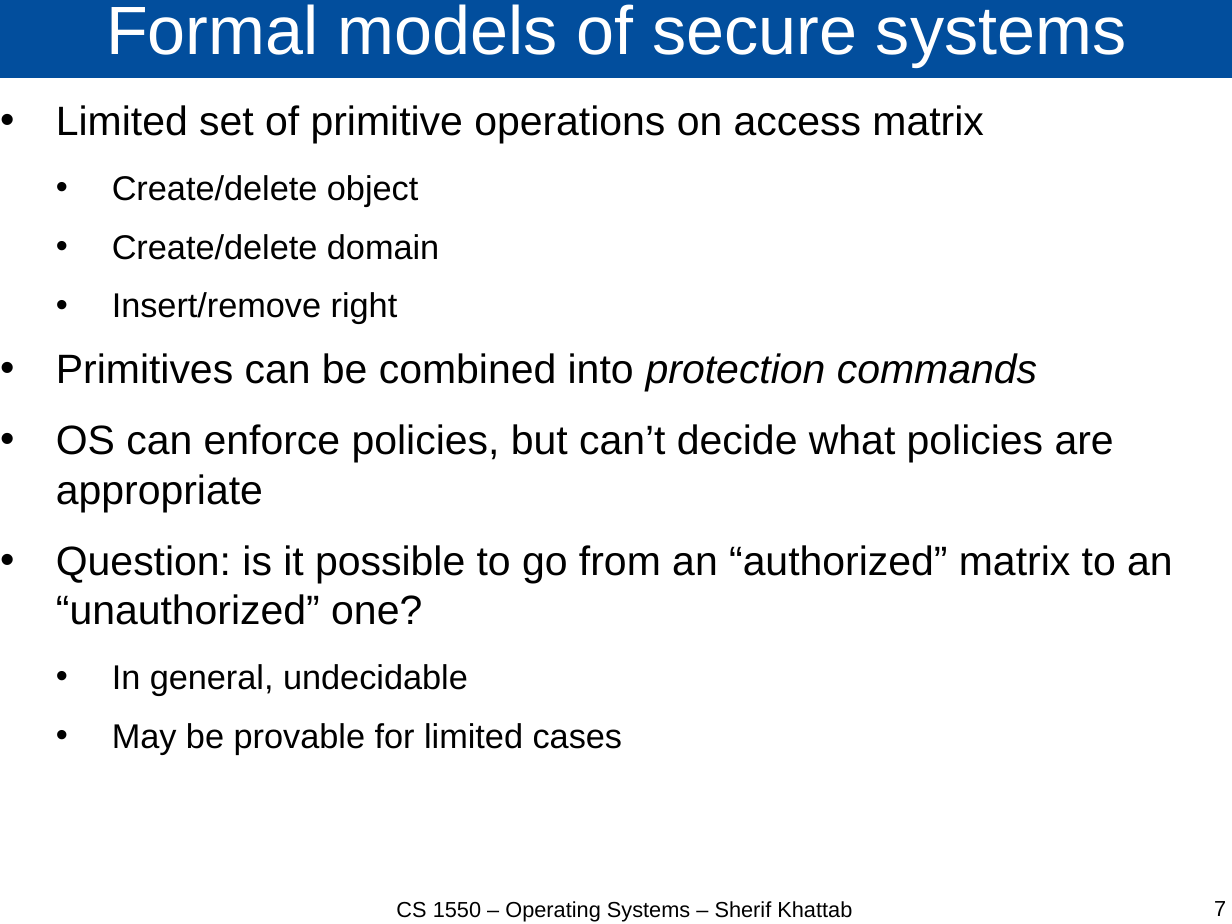
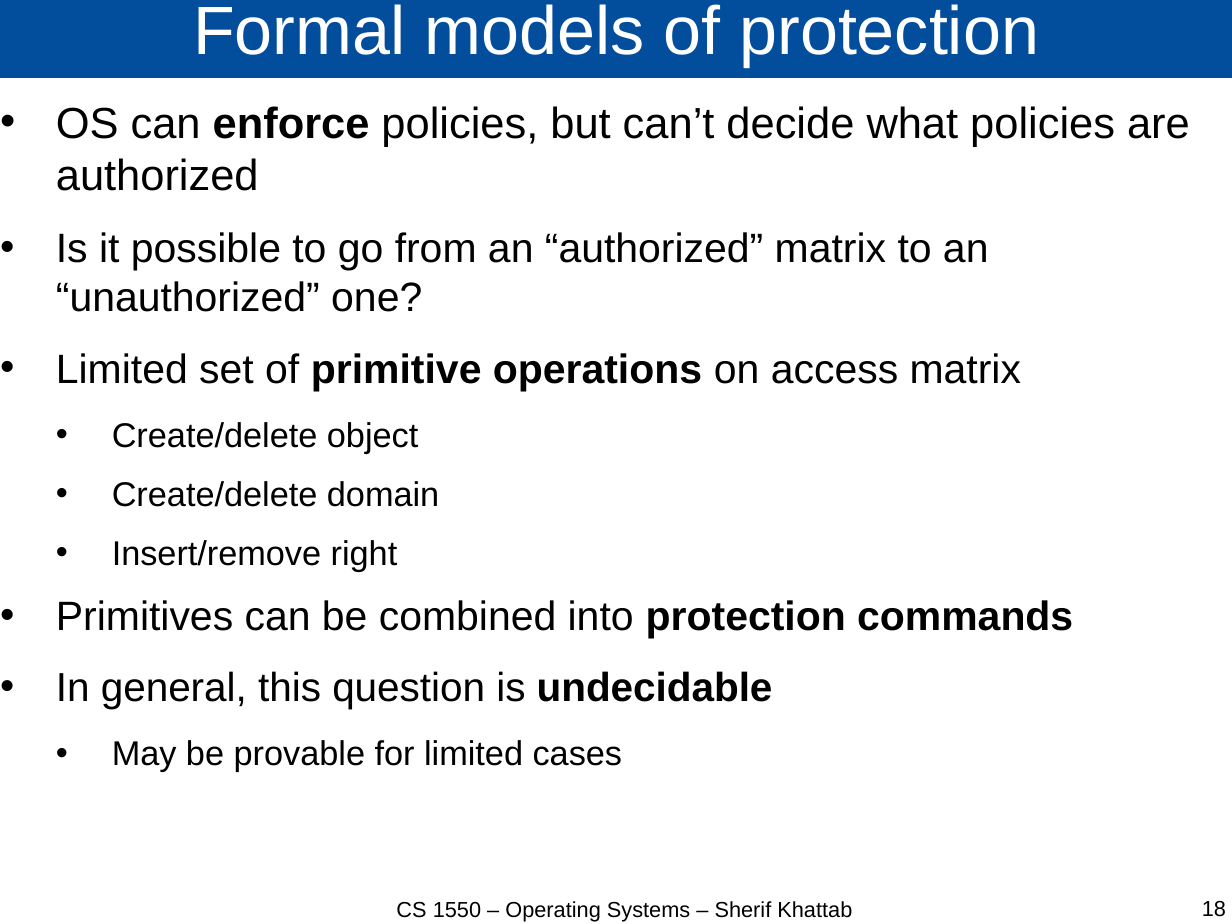
Before and after one commit to cs1550-2244/cs1550-code-handouts, a slide deck: slide 18 of DraftSlides/Lecture26.pptx (slide 7 before the commit). Drawn at 1232x924 pixels with LibreOffice and Linux fonts; fonts in the diff are those of the drawing. Boxes give left, top, right and bottom in pixels: in the first picture for what was removed or moved away, otherwise in the second. Text is boxed around its words. In the diff, an @@ line names an element or a change of style, - is before the commit and + after.

```diff
--- a/DraftSlides/Lecture26.pptx
+++ b/DraftSlides/Lecture26.pptx
@@ title at box(193, 4, 1039, 67): text changed @@
-Formal models of secure systems
+Formal models of protection
@@ text at box(56, 106, 1190, 312): paragraphs added @@
+• OS can enforce policies, but can’t decide what policies are authorized
+• Is it possible to go from an “authorized” matrix to an “unauthorized” one?
@@ text at box(56, 353, 1073, 639): bold on in "primitive operations", "protection commands"; italic off in "protection commands" @@
@@ text at box(56, 671, 773, 709): text changed; size 26.5 to 26.1 pt @@
-• OS can enforce policies, but can’t decide what policies are appropriate
-• Question: is it possible to go from an “authorized” matrix to an “unauthorized” one?
-  • In general, undecidable
+• In general, this question is undecidable
@@ page number at box(1202, 901, 1226, 917): text changed @@
-7
+18
```
Also in this commit, not shown: 9 other slides changed, 12 slides added, 6 slides removed, 3 other files.
